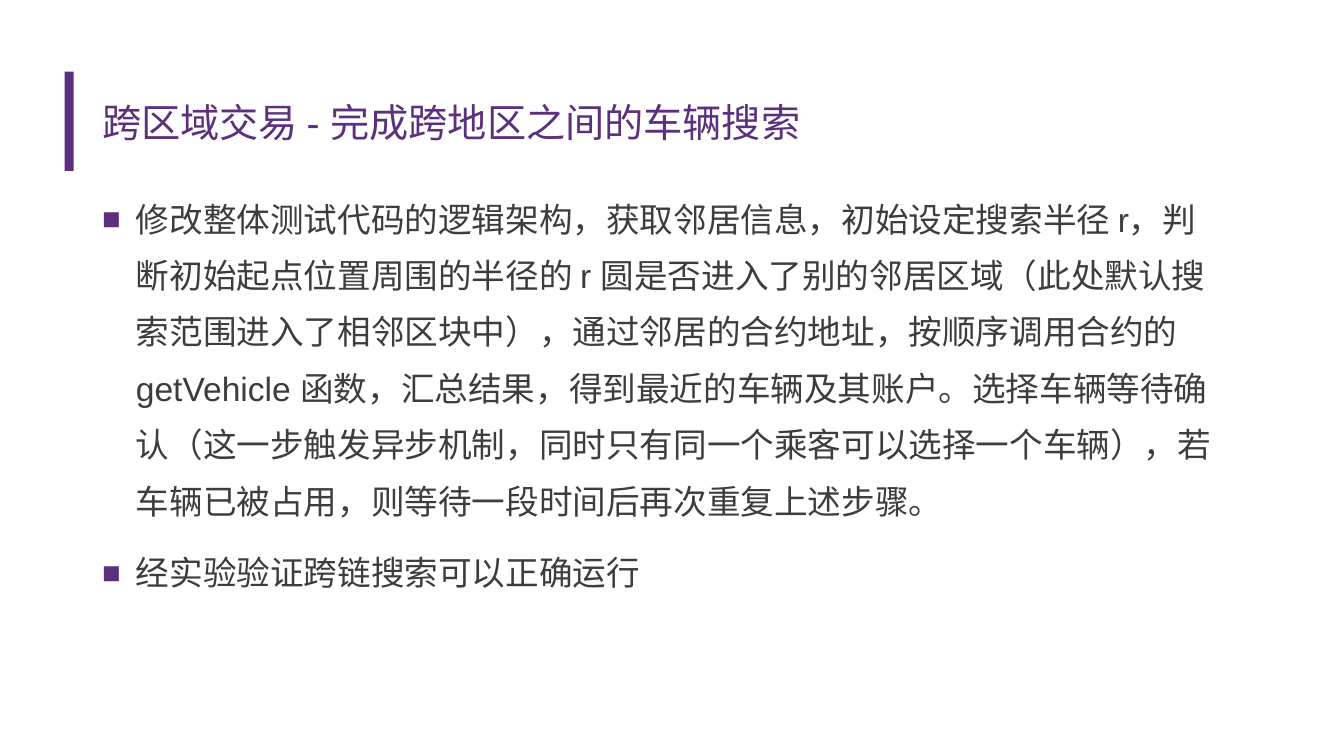
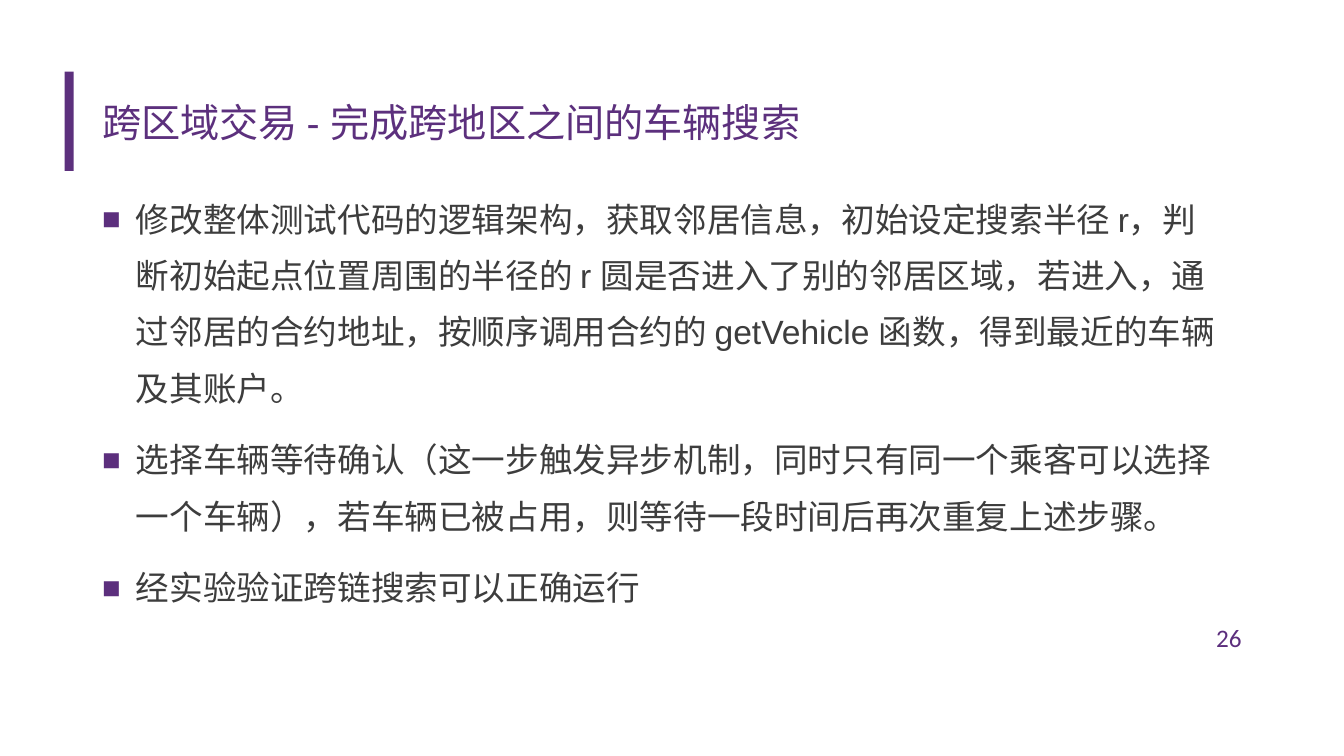
Before and after one commit to diyz19/GraduationDesign, a slide deck: slide 26 of FinalThesis/答辩ppt.pptx. Drawn at 1344x756 pixels with LibreOffice and Linux fonts; fonts in the diff are those of the drawing; background and template pictures are left out. Boxes give left, top, right and bottom in pixels: in the first picture for what was removed or moved away, otherwise in the second. Text is boxed around its words. In the diff, an @@ line names an element or a change of style, - is before the commit and + after.

```diff
--- a/FinalThesis/答辩ppt.pptx
+++ b/FinalThesis/答辩ppt.pptx
@@ text at [136, 203, 1215, 533]: text changed @@
-■ 修改整体测试代码的逻辑架构，获取邻居信息，初始设定搜索半径 r，判断初始起点位置周围的半径的 r 圆是否进入了别的邻居区域（此处默认搜索范围进入了相邻区块中），通过邻居的合约地址，按顺序调用合约的 getVehicle 函数，汇总结果，得到最近的车辆及其账户。选择车辆等待确认（这一步触发异步机制，同时只有同一个乘客可以选择一个车辆），若车辆已被占用，则等待一段时间后再次重复上述步骤。
+■ 修改整体测试代码的逻辑架构，获取邻居信息，初始设定搜索半径 r，判断初始起点位置周围的半径的 r 圆是否进入了别的邻居区域，若进入，通过邻居的合约地址，按顺序调用合约的 getVehicle 函数，得到最近的车辆及其账户。
+■ 选择车辆等待确认（这一步触发异步机制，同时只有同一个乘客可以选择一个车辆），若车辆已被占用，则等待一段时间后再次重复上述步骤。
@@ page number added at [1216, 630, 1242, 647], 18 pt, text #5C2F7D @@
+26
```
Also in this commit, not shown: 33 other slides changed, 1 other file.
